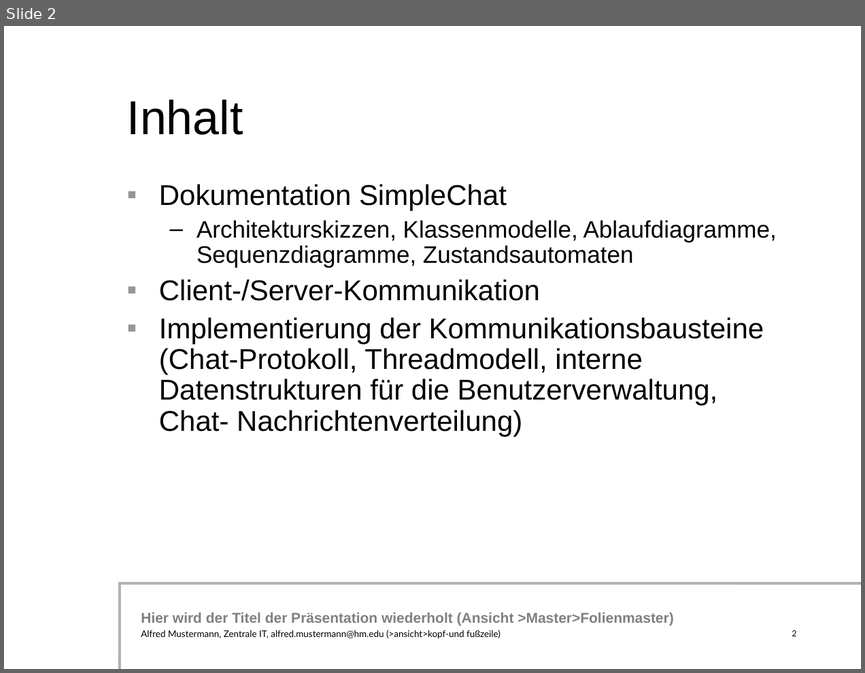
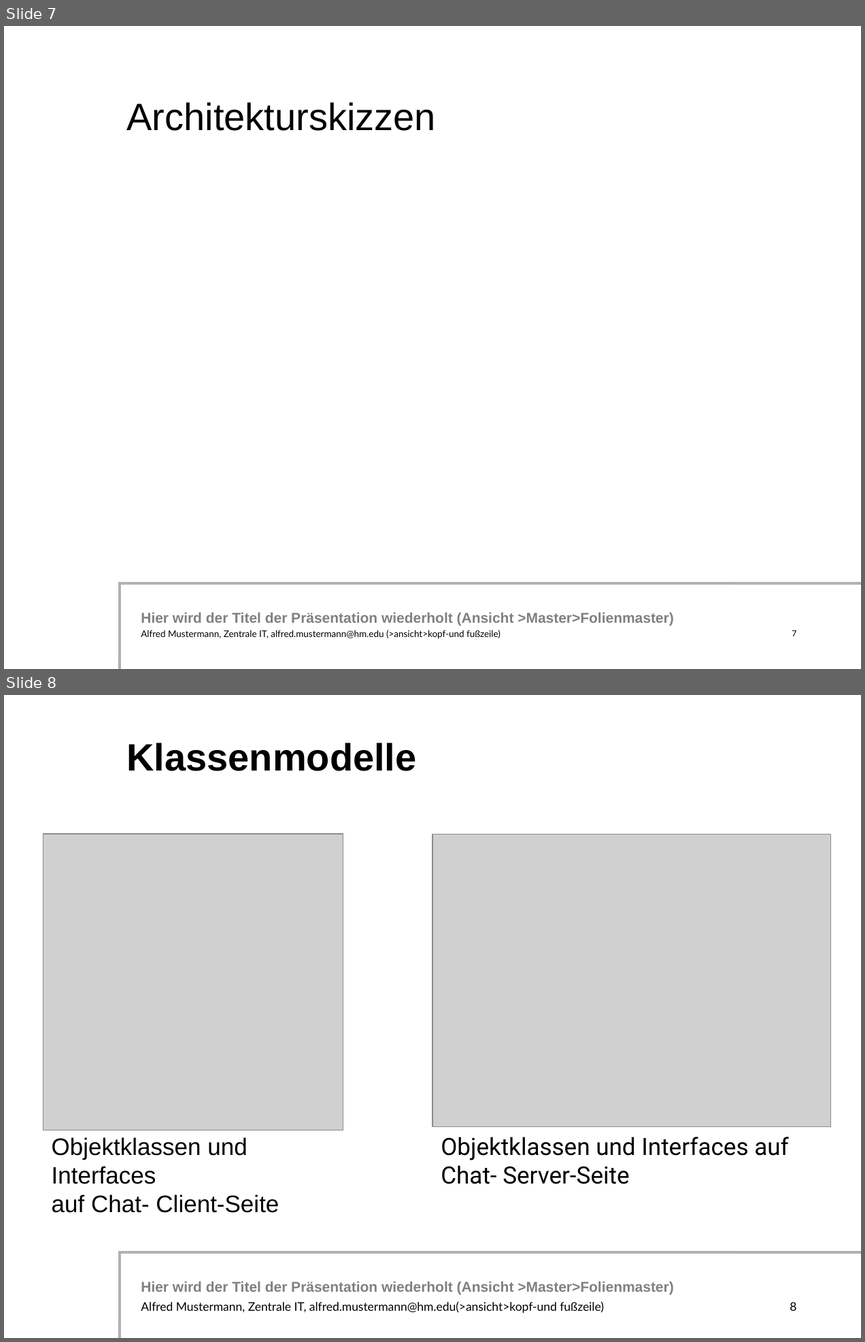
Before and after one commit to simonsymhoven/Datenkommunikation, a slide deck: Aufgabe 1/powerpointpraesentation.ppt. Shown one above the other, each under a label of ours: slide 2 before the commit, slides 7 and 8 after it. The pictures are 865x673 and 865x1342 pixels, drawn with LibreOffice and Linux fonts; fonts in the diff are those of the drawing; grey boxes stand for pictures; background and template pictures are left out. Boxes give left, top, right and bottom in pixels: in the first picture for what was removed or moved away, otherwise in the second. Text is boxed around its words. In the diff, an @@ line names an element or a change of style, - is before the commit and + after.

```diff
--- a/Aufgabe 1/powerpointpraesentation.ppt
+++ b/Aufgabe 1/powerpointpraesentation.ppt
@@ slide 8 added at [4, 695, 861, 1338], background #FFFFFF; not listed: 3 template elements that a slide beside it also shows @@
@@ text added at [126, 743, 416, 771], 32 pt, text #000000, bold @@
+Klassenmodelle
@@ picture added at [43, 834, 343, 1130] @@
@@ picture added at [432, 834, 831, 1127] @@
@@ text added at [52, 1137, 279, 1212], 20 pt, text #000000 @@
+Objektklassen und Interfaces
+auf Chat- Client-Seite
@@ text added at [441, 1136, 789, 1184], 20 pt, text #000000 @@
+Objektklassen und Interfaces auf Chat- Server-Seite
@@ text added at [141, 1301, 604, 1312], 10 pt, text #000000 @@
+Alfred Mustermann, Zentrale IT, alfred.mustermann@hm.edu(>ansicht>kopf-und fußzeile)
@@ page number added at [789, 1302, 796, 1310], 10 pt, text #000000 @@
+8
@@ what was slide 2 is now slide 7 @@
@@ slide 7 changed as well @@
@@ title at [127, 102, 436, 131]: text changed; size 40 to 32 pt @@
-Inhalt
+Architekturskizzen
@@ text removed at [159, 184, 776, 436] @@
-▪ Dokumentation SimpleChat
-  – Architekturskizzen, Klassenmodelle, Ablaufdiagramme, Sequenzdiagramme, Zustandsautomaten
-▪ Client-/Server-Kommunikation
-▪ Implementierung der Kommunikationsbausteine (Chat-Protokoll, Threadmodell, interne Datenstrukturen für die Benutzerverwaltung, Chat- Nachrichtenverteilung)
@@ page number at [791, 630, 796, 636]: text changed @@
-2
+7
```
Also in this commit, not shown: 5 other slides changed, 24 other slides added, 2 other files.
